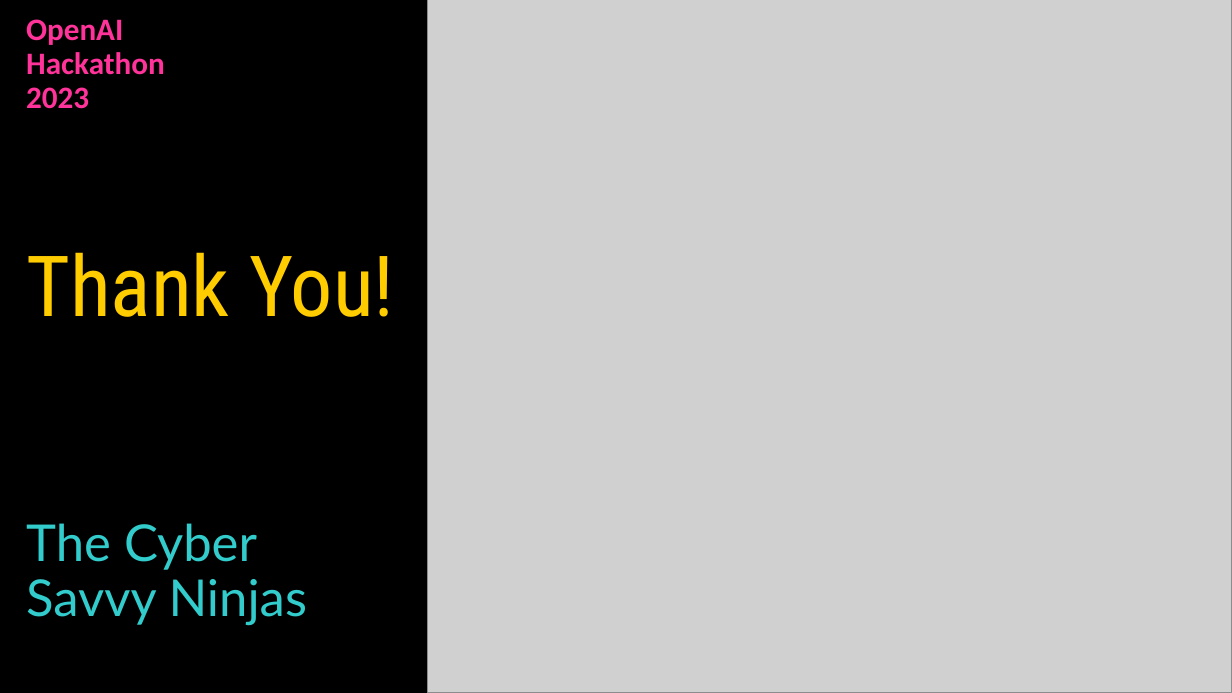
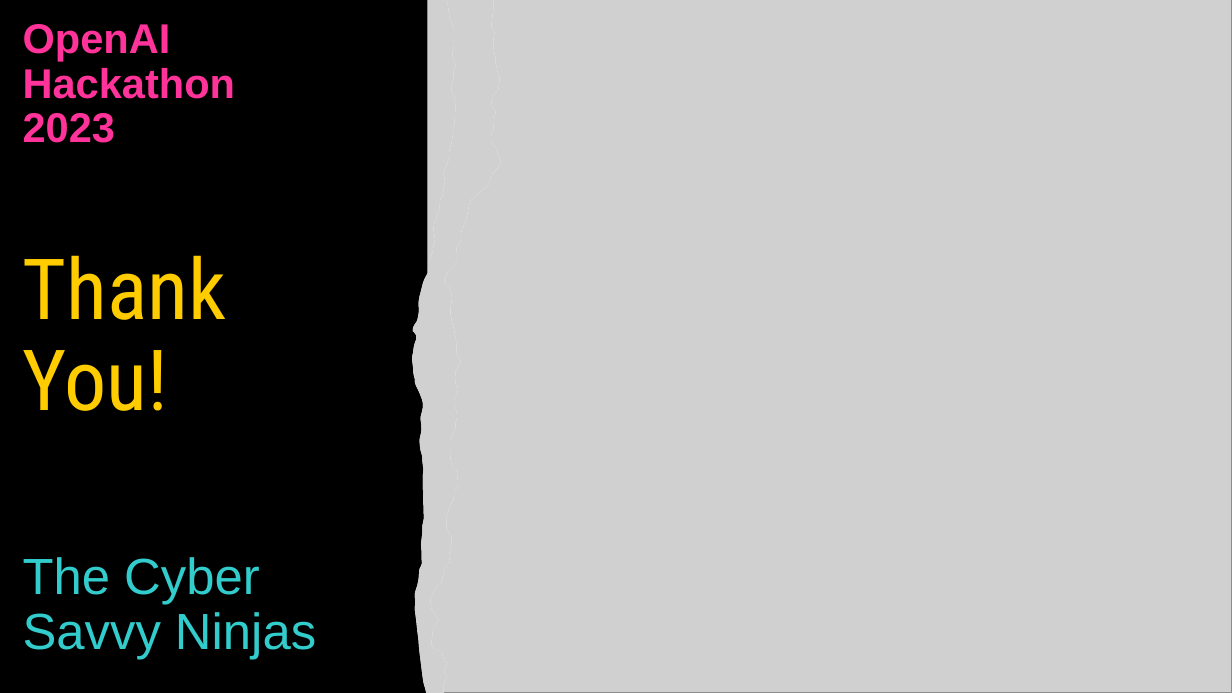
Before and after one commit to Adibvafa/MyCademy, a slide deck: slide 8 of Presentation.pptx. Drawn at 1232x693 pixels with LibreOffice and Linux fonts; fonts in the diff are those of the drawing; grey boxes stand for pictures. Boxes give left, top, right and bottom in pixels: in the first picture for what was removed or moved away, otherwise in the second. Text is boxed around its words. In the diff, an @@ line names an element or a change of style, - is before the commit and + after.

```diff
--- a/Presentation.pptx
+++ b/Presentation.pptx
@@ title "OpenAI Hackathon 2023 Thank You! ..." at <box>23,24,316,660</box>: size 24.3 to 32.4 pt, font Calibri to Arial in "OpenAI Hackathon 2023"; font Lato to Arial in "The Cyber Savvy Ninjas" @@
@@ freeform shape added at <box>412,0,501,693</box>, fill #FFFFFF @@
@@ picture added at <box>412,0,501,693</box> @@
```
Also in this commit, not shown: 7 other slides changed, 4 other files.
